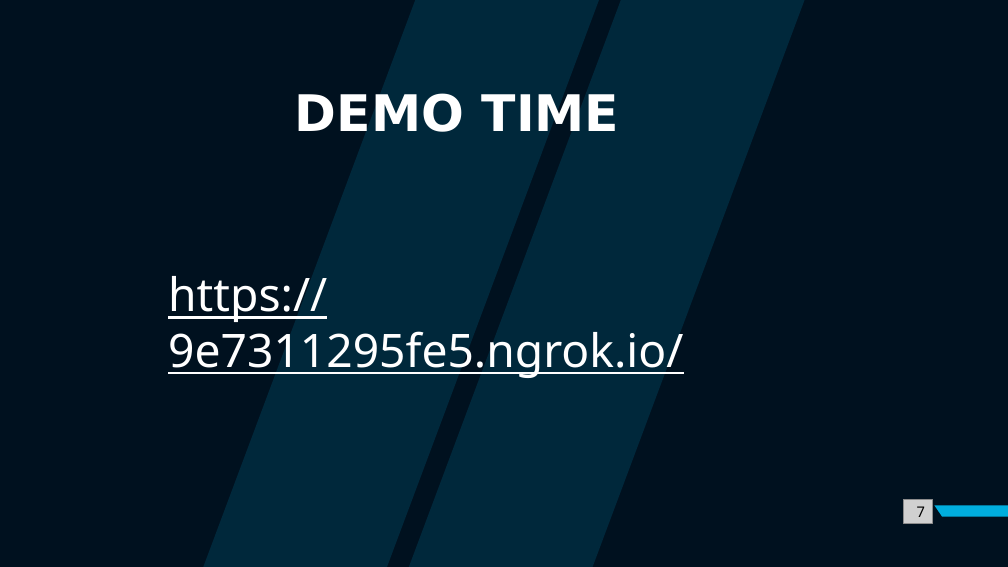
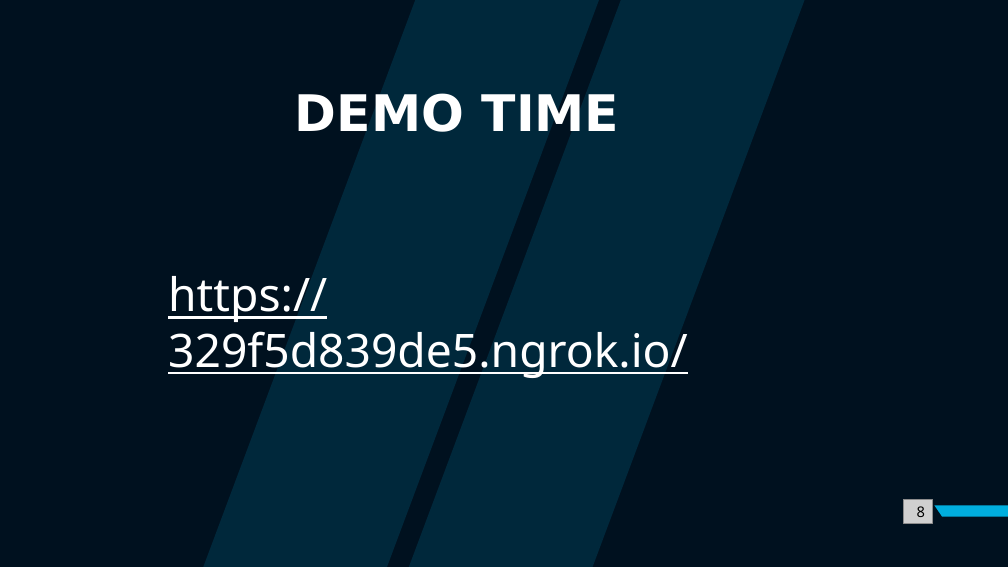
Before and after one commit to HackerSpace-PESU/fakenews-classifier, a slide deck: slide 8 of FinalProject.pptx (slide 7 before the commit). Drawn at 1008x567 pixels with LibreOffice and Linux fonts; fonts in the diff are those of the drawing; grey boxes stand for pictures. Boxes give left, top, right and bottom in pixels: in the first picture for what was removed or moved away, otherwise in the second. Text is boxed around its words. In the diff, an @@ line names an element or a change of style, - is before the commit and + after.

```diff
--- a/FinalProject.pptx
+++ b/FinalProject.pptx
@@ text at (x1=168, y1=276, x2=688, y2=378): text changed @@
-https://9e7311295fe5.ngrok.io/
+https://329f5d839de5.ngrok.io/
@@ page number at (x1=917, y1=506, x2=925, y2=517): text changed @@
-7
+8
```
Also in this commit, not shown: 8 other slides changed, 1 slide added.
